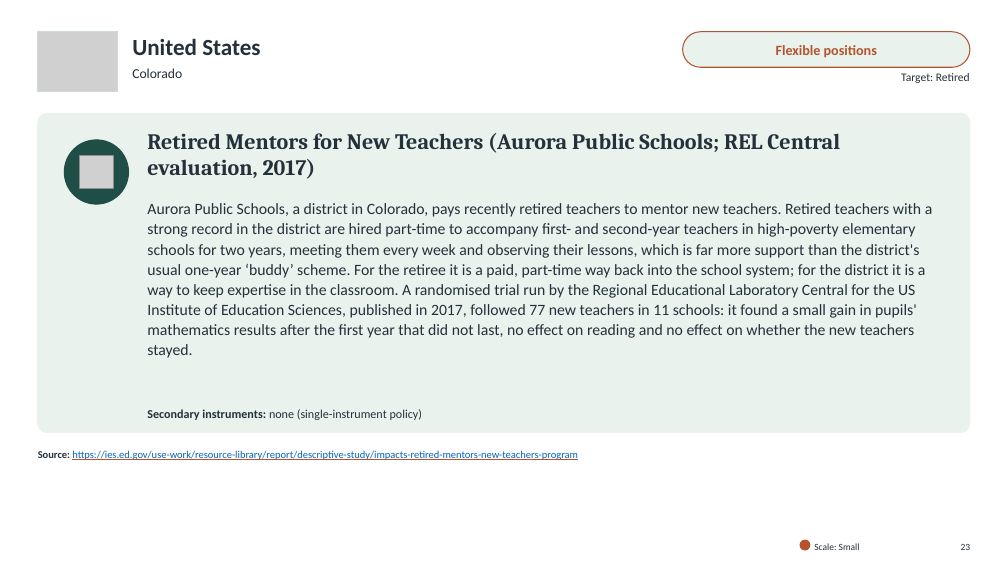
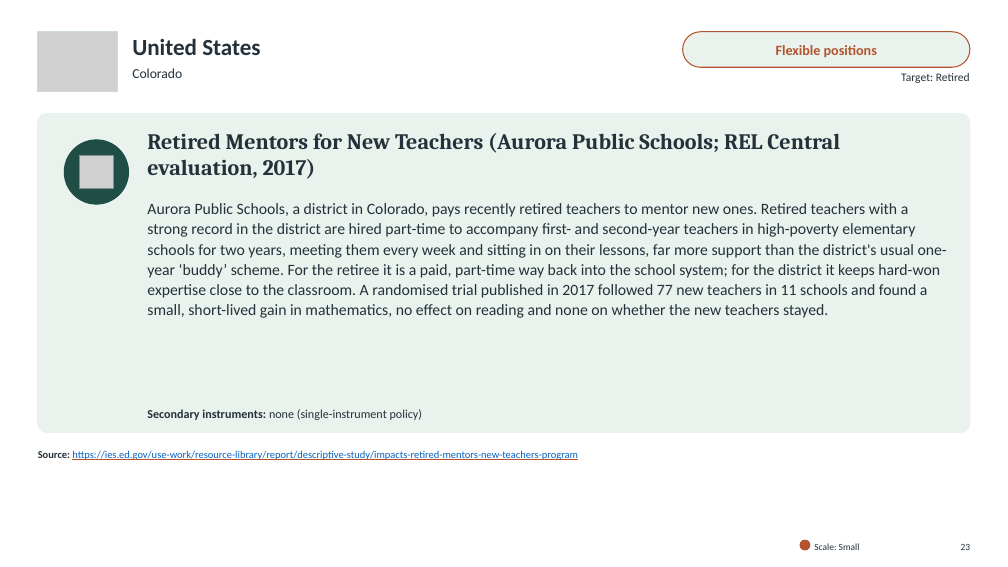
Before and after one commit to jedr1-ship-it/Alternative-Pathways----Quant, a slide deck: slide 23 of policies/Re-attracting_Former_Teachers.pptx. Drawn at 1008x567 pixels with LibreOffice and Linux fonts; fonts in the diff are those of the drawing; grey boxes stand for pictures. Boxes give left, top, right and bottom in pixels: in the first picture for what was removed or moved away, otherwise in the second. Text is boxed around its words. In the diff, an @@ line names an element or a change of style, - is before the commit and + after.

```diff
--- a/policies/Re-attracting_Former_Teachers.pptx
+++ b/policies/Re-attracting_Former_Teachers.pptx
@@ text at box(147, 203, 947, 318): text changed @@
-Aurora Public Schools, a district in Colorado, pays recently retired teachers to mentor new teachers. Retired teachers with a strong record in the district are hired part-time to accompany first- and second-year teachers in high-poverty elementary schools for two years, meeting them every week and observing their lessons, which is far more support than the district's usual one-year ‘buddy’ scheme. For the retiree it is a paid, part-time way back into the school system; for the district it is a way to keep expertise in the classroom. A randomised trial run by the Regional Educational Laboratory Central for the US Institute of Education Sciences, published in 2017, followed 77 new teachers in 11 schools: it found a small gain in pupils' mathematics results after the first year that did not last, no effect on reading and no effect on whether the new teachers stayed.
+Aurora Public Schools, a district in Colorado, pays recently retired teachers to mentor new ones. Retired teachers with a strong record in the district are hired part-time to accompany first- and second-year teachers in high-poverty elementary schools for two years, meeting them every week and sitting in on their lessons, far more support than the district's usual one-year ‘buddy’ scheme. For the retiree it is a paid, part-time way back into the school system; for the district it keeps hard-won expertise close to the classroom. A randomised trial published in 2017 followed 77 new teachers in 11 schools and found a small, short-lived gain in mathematics, no effect on reading and none on whether the new teachers stayed.
```
Also in this commit, not shown: 29 other slides changed, 5 other files.
